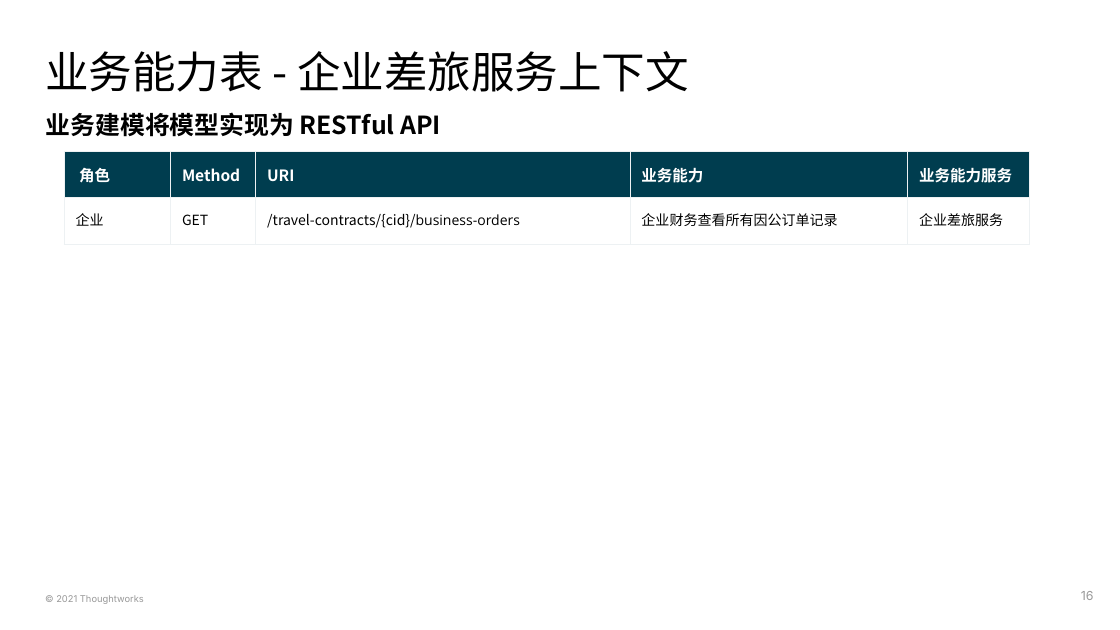
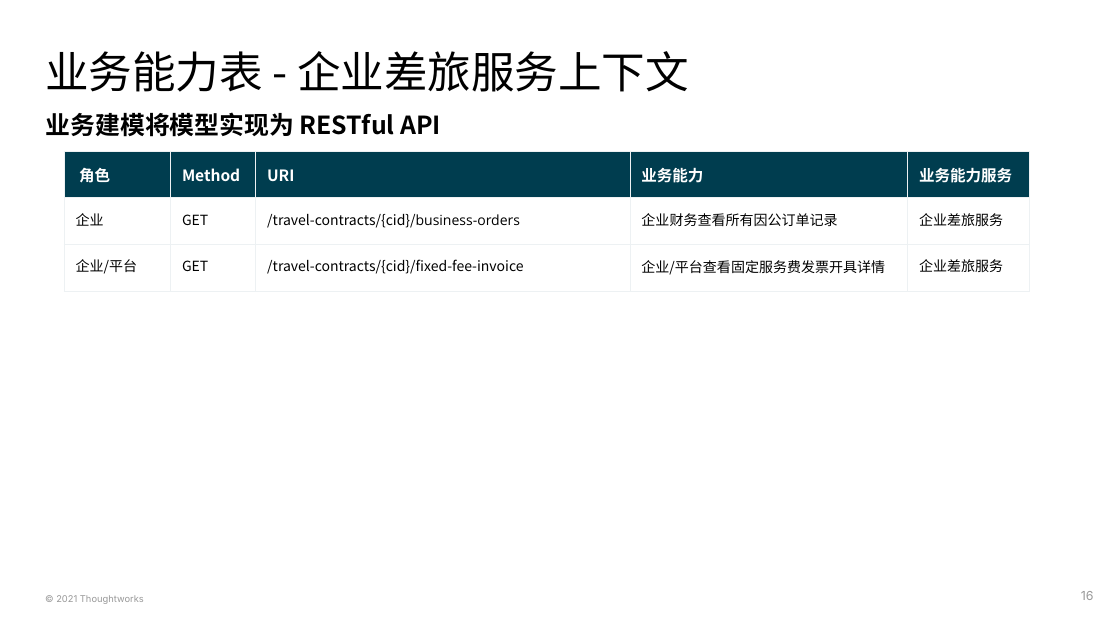
Before and after one commit to deesyx/heima, a slide deck: slide 16 of doc/PS4 黑马考核-项目On-boarding模板-胡炫光.pptx. Drawn at 1120x630 pixels with LibreOffice and Linux fonts; fonts in the diff are those of the drawing. Boxes give left, top, right and bottom in pixels: in the first picture for what was removed or moved away, otherwise in the second. Text is boxed around its words. In the diff, an @@ line names an element or a change of style, - is before the commit and + after.

```diff
--- a/doc/PS4 黑马考核-项目On-boarding模板-胡炫光.pptx
+++ b/doc/PS4 黑马考核-项目On-boarding模板-胡炫光.pptx
@@ table at bbox=[65, 151, 1030, 519] @@
+row 3: 企业/平台 | GET | /travel-contracts/{cid}/fixed-fee-invoice | 企业/平台查看固定服务费发票开具详情 | 企业差旅服务
```
Also in this commit, not shown: 4 other slides changed, 8 slides added, 5 slides removed, 17 other files.
